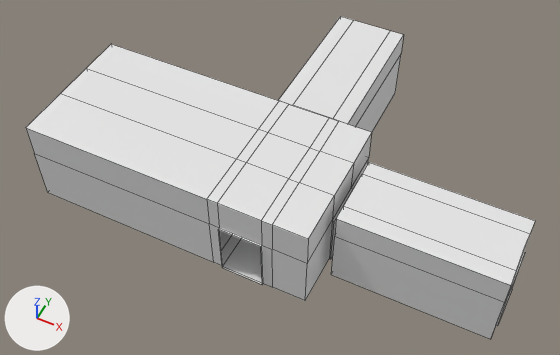
What one commit did to the FBX model Assets/Prefabs/EPrefabs/E_Chamber.fbx.
Camera for both pictures: a 50 mm lens placed at (23.5, -46.6, 65.1), pointed at (-1.7, 3.8, 2.1). Arrows for +X, +Y and +Z are at lower left; the lights stay in place. The picture after the commit comes second. Mesh edges are drawn as thin lines.

Objects in the first picture: 'ElevatorChamber1'.
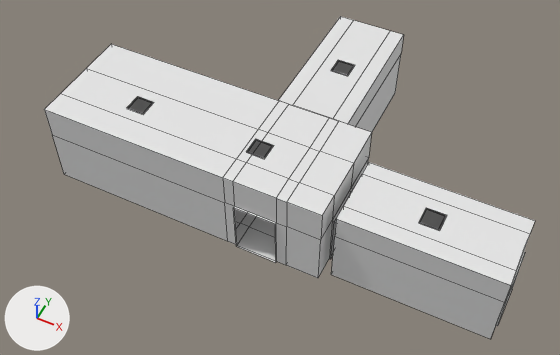
Patch to the scene script:
```diff
--- a/Assets/Prefabs/EPrefabs/E_Chamber.fbx.py
+++ b/Assets/Prefabs/EPrefabs/E_Chamber.fbx.py
@@ me_cube_786 @@
 # used by ob_elevatorchamber1; location = (0.0, 0.0, 0.0)
-me_cube_786.from_pydata(...)  # 144 vertices, 131 faces; spans x -24.7..24.7, y -8.2..24.7, z 0.0..10.0
+me_cube_786.from_pydata(...)  # 144 vertices, 130 faces; spans x -24.7..24.7, y -5.2..24.7, z 0.0..10.0
+# me_cube_786 part 1
+# 1 face is deleted
+# 22 vertices in x -24.5..7.0, y -8.2..-8.0, z 0.0..10.0 move by (0.0, 3.0, 0.0)
@@ me_cube_2042 @@
+me_cube_2042.from_pydata(...)  # 16 vertices, 14 faces; spans x -1.0..1.0, y -1.0..1.0, z 0.9..1.0
@@ ob_cube_044 @@
+ob_cube_044 = bpy.data.objects.new('Cube.044', me_cube_2042)
+ob_cube_044.location = (-16.0, 0.0, 9.0)
@@ ob_cube_042 @@
+ob_cube_042 = bpy.data.objects.new('Cube.042', me_cube_2042.copy())
+ob_cube_042.location = (0.0, 16.0, 8.0)
@@ ob_cube_031 @@
+ob_cube_031 = bpy.data.objects.new('Cube.031', me_cube_2042.copy())
+ob_cube_031.location = (-2.0, 0.0, 9.0)
@@ ob_cube_043 @@
+ob_cube_043 = bpy.data.objects.new('Cube.043', me_cube_2042.copy())
+ob_cube_043.location = (16.0, 0.0, 8.0)
```

Pixel boxes [x1, y1, x2, y2] of what changed, in the pictures (560 x 355 px; the box of a moved part takes in the faces that stretch with it):
'ElevatorChamber1', reshaped
    before: [26, 16, 535, 339]
    after: [44, 16, 535, 339]
'Cube.044', added
    after: [127, 96, 153, 114]
'Cube.031', added
    after: [246, 139, 272, 157]
'Cube.043', added
    after: [421, 208, 445, 228]
'Cube.042', added
    after: [333, 60, 352, 75]
part 1 of me_cube_786, moved or reshaped
    before: [26, 94, 353, 301]
    after: [44, 94, 334, 278]
